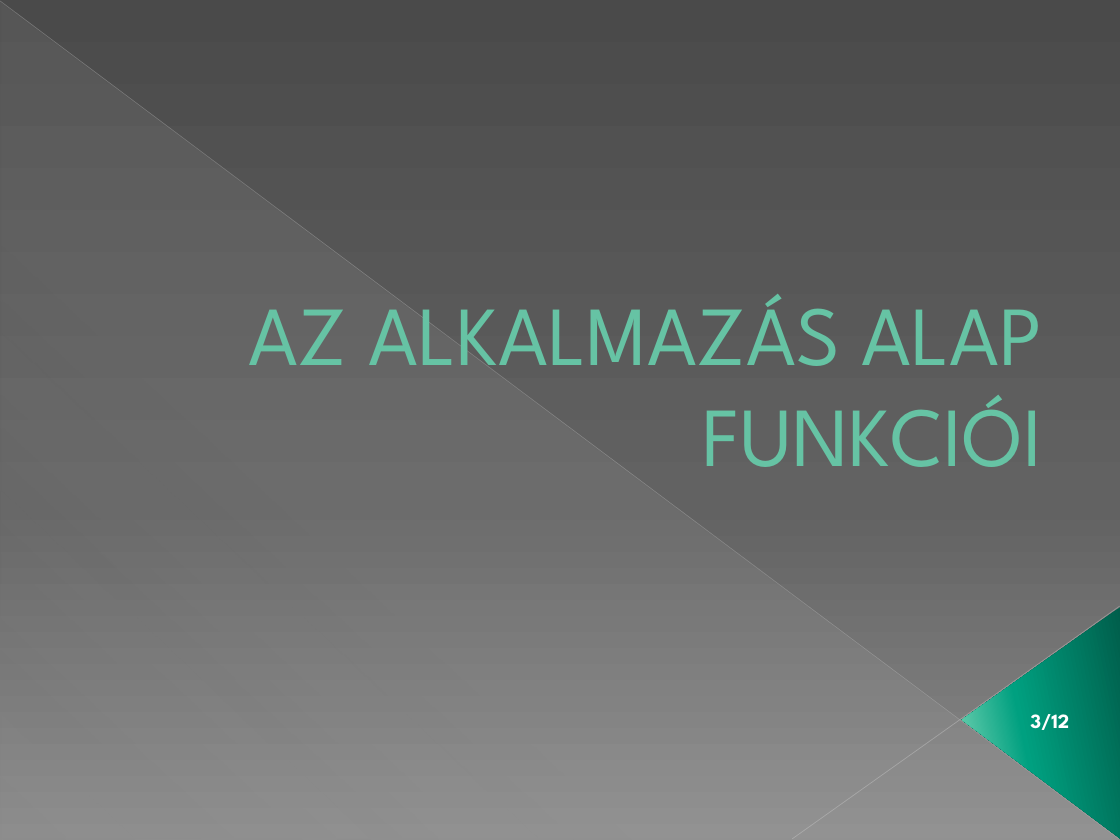
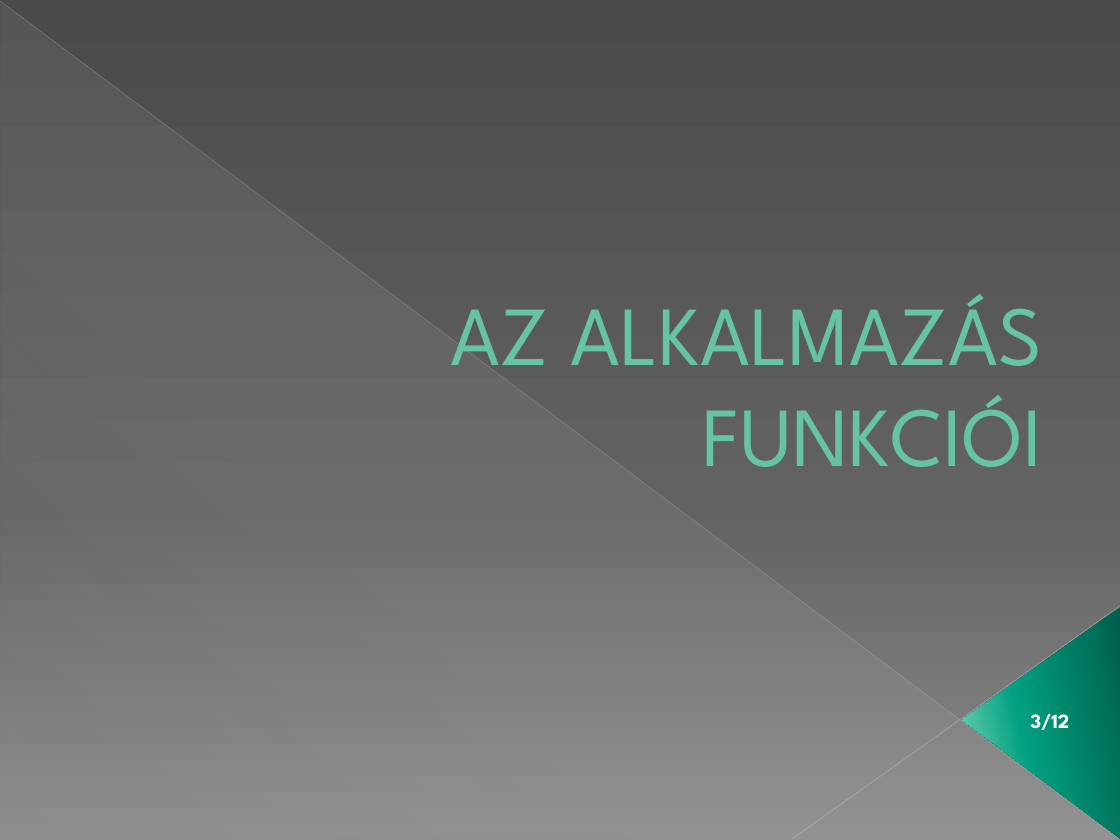
Before and after one commit to horeczky95/Szakdolgozat, a slide deck: slide 5 of ANTIKVÁR KÖNYVESBOLT.pptx (slide 4 before the commit). Drawn at 1120x840 pixels with LibreOffice and Linux fonts; fonts in the diff are those of the drawing. Boxes give left, top, right and bottom in pixels: in the first picture for what was removed or moved away, otherwise in the second. Text is boxed around its words. In the diff, an @@ line names an element or a change of style, - is before the commit and + after.

```diff
--- a/ANTIKVÁR KÖNYVESBOLT.pptx
+++ b/ANTIKVÁR KÖNYVESBOLT.pptx
@@ title at box(451, 294, 1042, 467): text changed @@
-AZ ALKALMAZÁS ALAP FUNKCIÓI
+AZ ALKALMAZÁS FUNKCIÓI
```
Also in this commit, not shown: 1 other slide changed, 57 other files.
